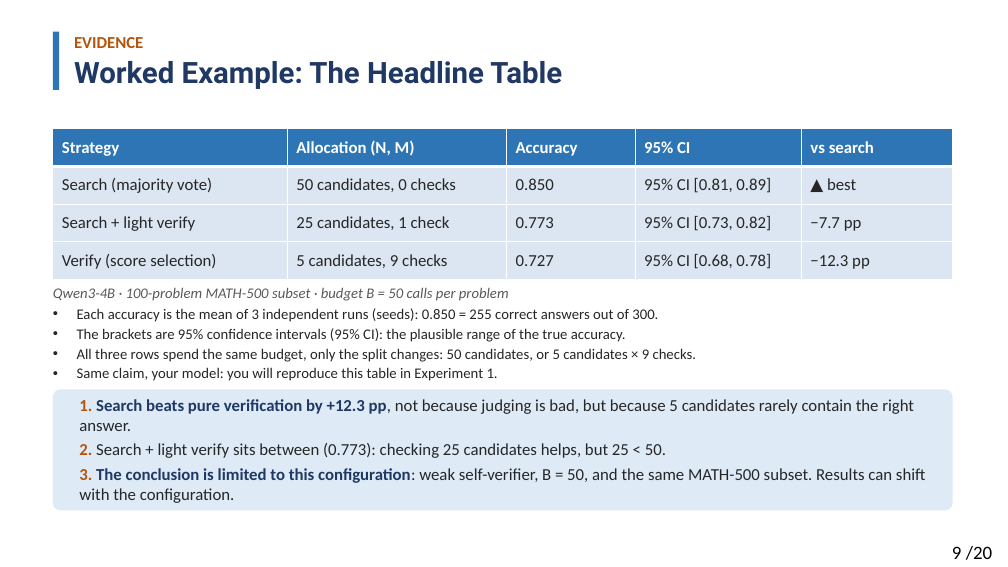
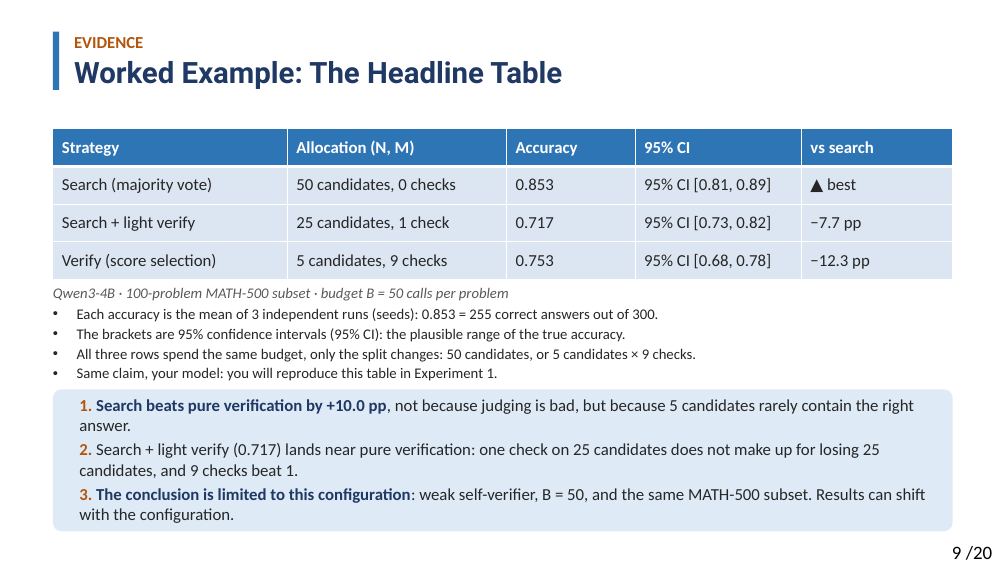
Before and after one commit to Solitus0726/search-vs-verify-course, a slide deck: slide 9 of slides/lecture_slides.pptx. Drawn at 1008x567 pixels with LibreOffice and Linux fonts; fonts in the diff are those of the drawing. Boxes give left, top, right and bottom in pixels: in the first picture for what was removed or moved away, otherwise in the second. Text is boxed around its words. In the diff, an @@ line names an element or a change of style, - is before the commit and + after.

```diff
--- a/slides/lecture_slides.pptx
+++ b/slides/lecture_slides.pptx
@@ table at (x1=53, y1=129, x2=953, y2=280) @@
-row 2, column 3: 0.850
+row 2, column 3: 0.853
-row 3, column 3: 0.773
+row 3, column 3: 0.717
-row 4, column 3: 0.727
+row 4, column 3: 0.753
@@ text at (x1=77, y1=308, x2=658, y2=322): text changed @@
-• Each accuracy is the mean of 3 independent runs (seeds): 0.850 = 255 correct answers out of 300.
+• Each accuracy is the mean of 3 independent runs (seeds): 0.853 = 255 correct answers out of 300.
@@ rounded rectangle resized from (x1=53, y1=389, x2=953, y2=510) to (x1=53, y1=389, x2=953, y2=532) @@
@@ text at (x1=79, y1=399, x2=914, y2=478): text changed @@
-1. Search beats pure verification by +12.3 pp, not because judging is bad, but because 5 candidates rarely contain the right answer.
-2. Search + light verify sits between (0.773): checking 25 candidates helps, but 25 < 50.
+1. Search beats pure verification by +10.0 pp, not because judging is bad, but because 5 candidates rarely contain the right answer.
+2. Search + light verify (0.717) lands near pure verification: one check on 25 candidates does not make up for losing 25 candidates, and 9 checks beat 1.
```
Also in this commit, not shown: 3 other slides changed, 2 other files.
